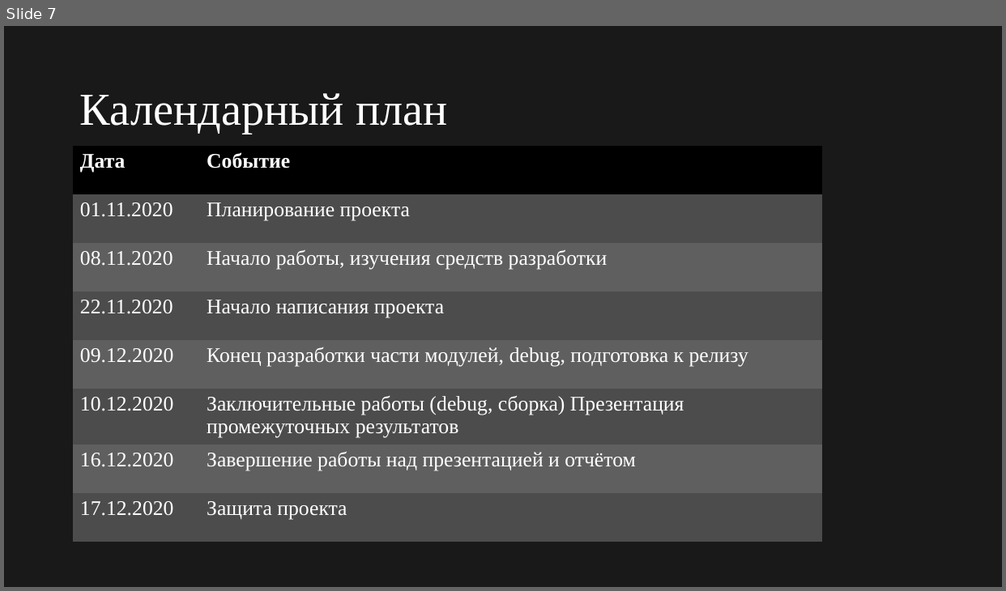
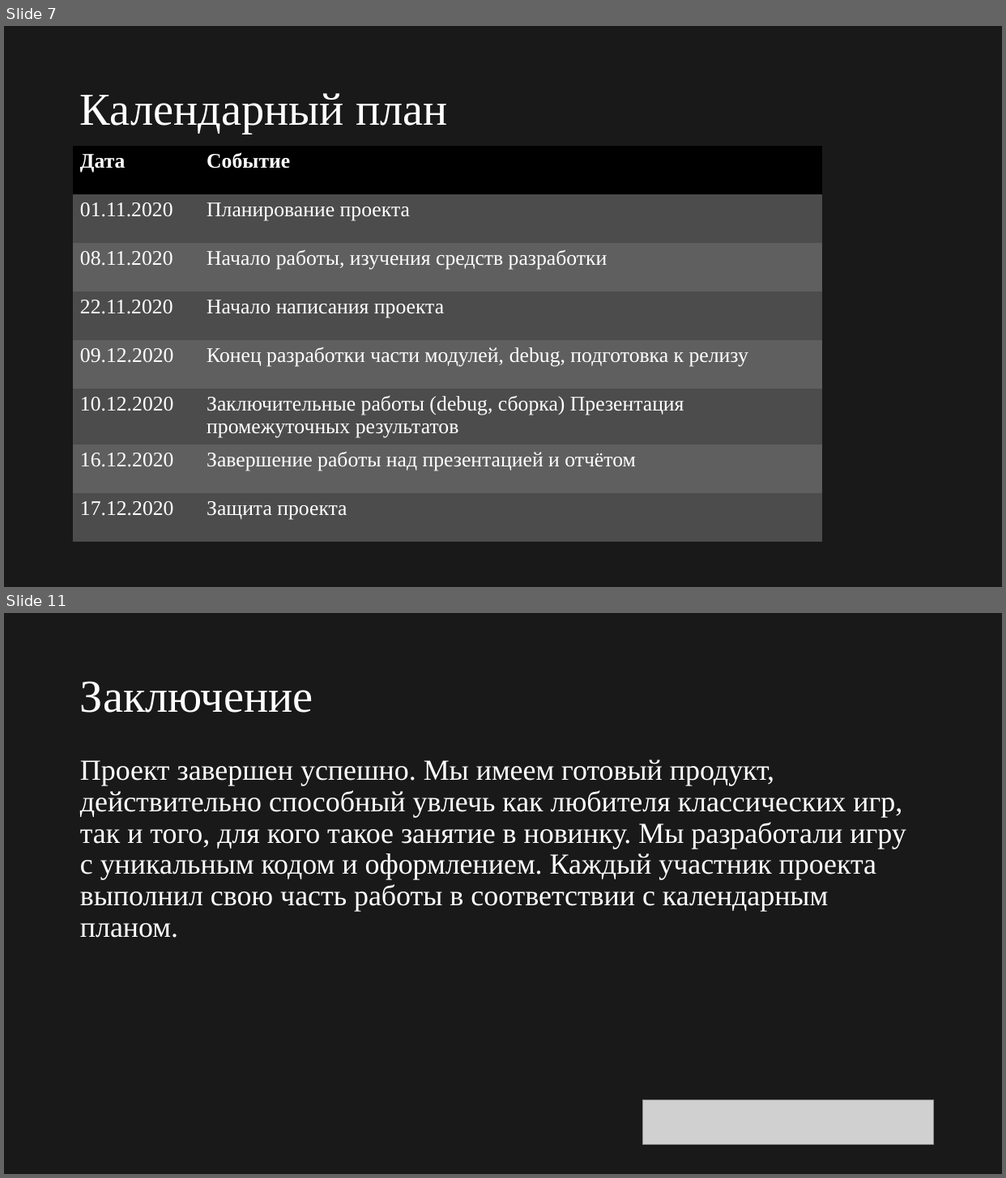
Before and after one commit to 12PAIN/SnakeIt, a slide deck: Report/Presentation.pptx. Shown one above the other, each under a label of ours: slide 7 before the commit, slides 7 and 11 after it; the slides between them are not shown. The pictures are 1006x591 and 1006x1178 pixels, drawn with LibreOffice and Linux fonts; fonts in the diff are those of the drawing; grey boxes stand for pictures. Boxes give left, top, right and bottom in pixels: in the first picture for what was removed or moved away, otherwise in the second. Text is boxed around its words. In the diff, an @@ line names an element or a change of style, - is before the commit and + after.

```diff
--- a/Report/Presentation.pptx
+++ b/Report/Presentation.pptx
@@ slide 11 added at <box>4,613,1002,1174</box>, background #191919 @@
@@ title added at <box>80,681,313,713</box>, 44 pt, text #FFFFFF @@
+Заключение
@@ text added at <box>80,760,906,938</box>, 28 pt, text #FFFFFF @@
+Проект завершен успешно. Мы имеем готовый продукт, действительно способный увлечь как любителя классических игр, так и того, для кого такое занятие в новинку. Мы разработали игру с уникальным кодом и оформлением. Каждый участник проекта выполнил свою часть работы в соответствии с календарным планом.
@@ picture added at <box>643,1101,934,1145</box> @@
```
Also in this commit, not shown: 4 slides changed, 2 other slides added, 1 slide removed, 1 other file.
